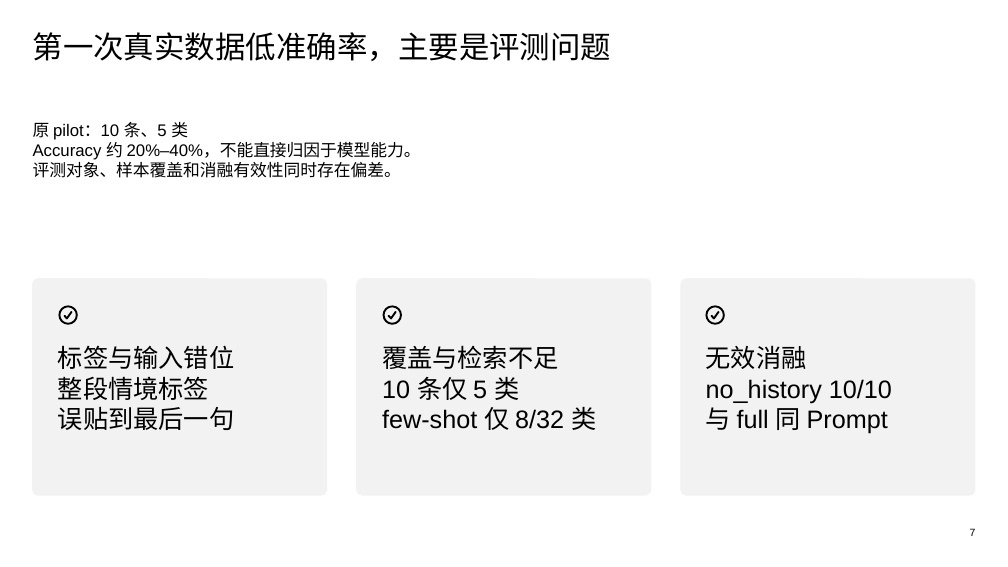
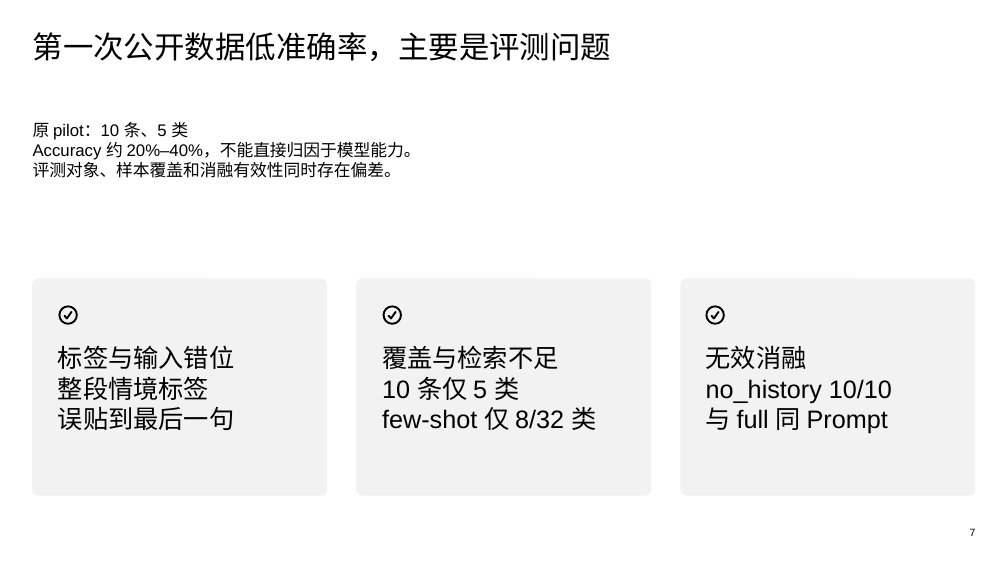
Before and after one commit to n0rk1n/HDU-erc, a slide deck: slide 7 of deliverables/advisor_full_summary_20260728/emotion_chatbot_ablation_report.pptx. Drawn at 1008x567 pixels with LibreOffice and Linux fonts; fonts in the diff are those of the drawing. Boxes give left, top, right and bottom in pixels: in the first picture for what was removed or moved away, otherwise in the second. Text is boxed around its words. In the diff, an @@ line names an element or a change of style, - is before the commit and + after.

```diff
--- a/deliverables/advisor_full_summary_20260728/emotion_chatbot_ablation_report.pptx
+++ b/deliverables/advisor_full_summary_20260728/emotion_chatbot_ablation_report.pptx
@@ text at box(33, 32, 612, 61): text changed @@
-第一次真实数据低准确率，主要是评测问题
+第一次公开数据低准确率，主要是评测问题
```
Also in this commit, not shown: 8 other slides changed, 37 other files.
